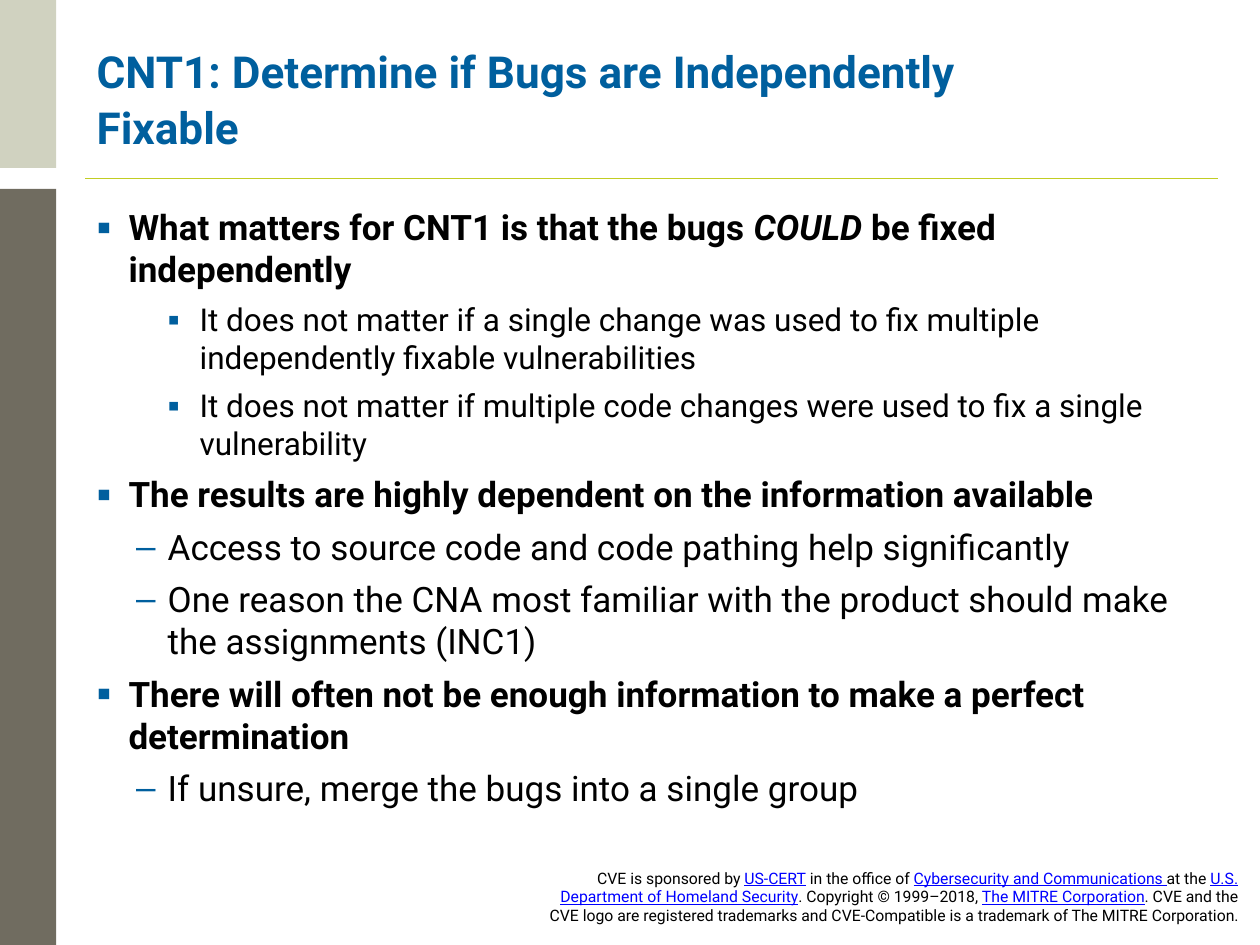
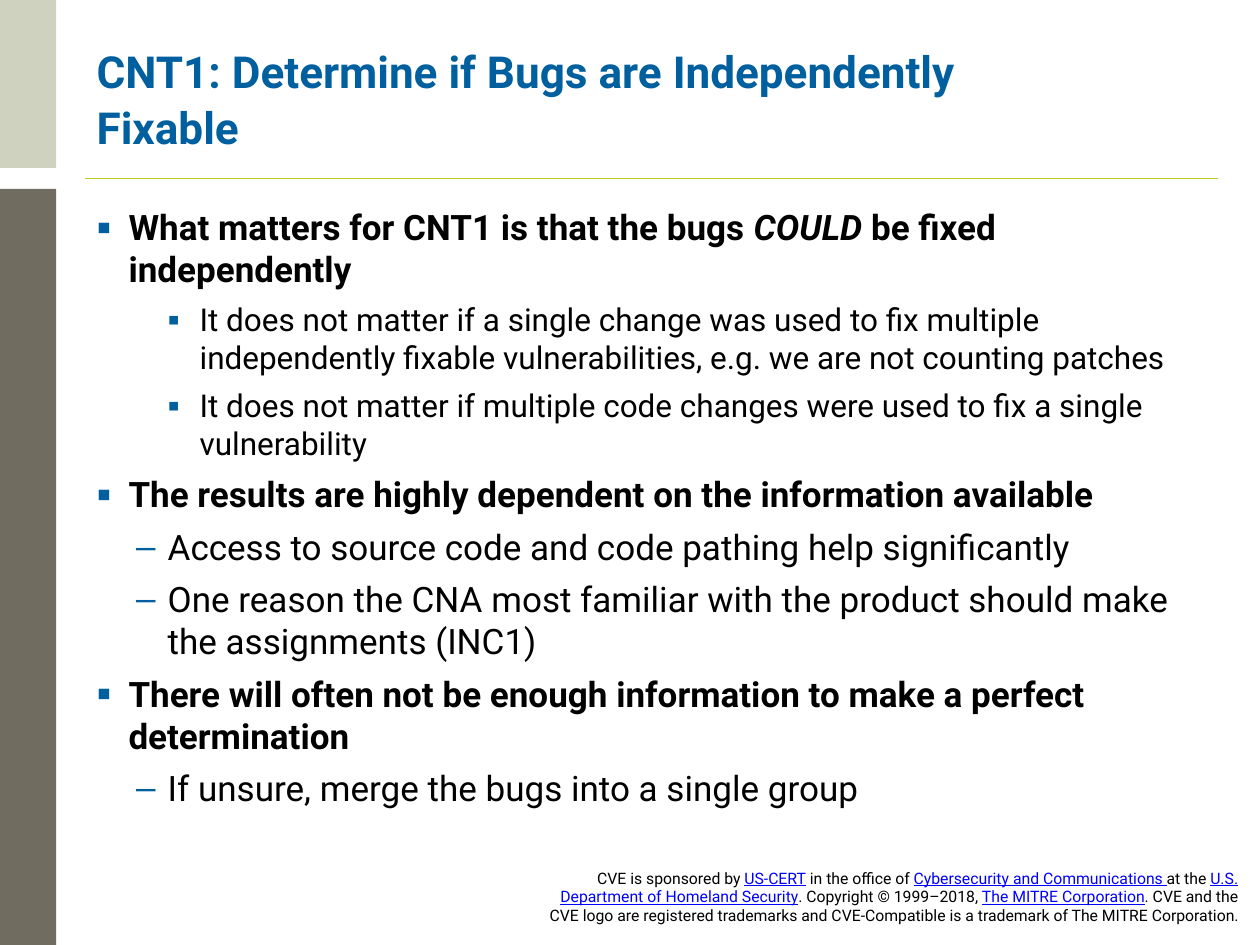
Before and after one commit to CVEProject/cveproject.github.io, a slide deck: slide 16 of docs/cna/CVE Counting Rules Training.pptx. Drawn at 1260x945 pixels with LibreOffice and Linux fonts; fonts in the diff are those of the drawing; background and template pictures are left out. Boxes give left, top, right and bottom in pixels: in the first picture for what was removed or moved away, otherwise in the second. Text is boxed around its words. In the diff, an @@ line names an element or a change of style, - is before the commit and + after.

```diff
--- a/docs/cna/CVE Counting Rules Training.pptx
+++ b/docs/cna/CVE Counting Rules Training.pptx
@@ text at <box>200,307,1164,376</box>: text changed @@
-    ▪ It does not matter if a single change was used to fix multiple independently fixable vulnerabilities
+    ▪ It does not matter if a single change was used to fix multiple independently fixable vulnerabilities, e.g. we are not counting patches
```
Also in this commit, not shown: 18 other slides changed, 1 slide added, 2 slides removed.
